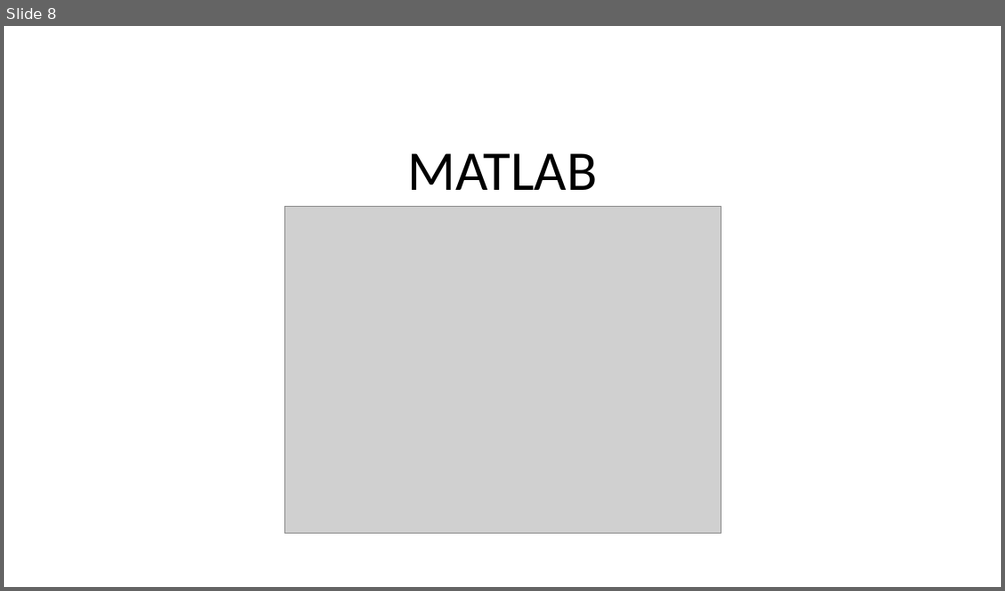
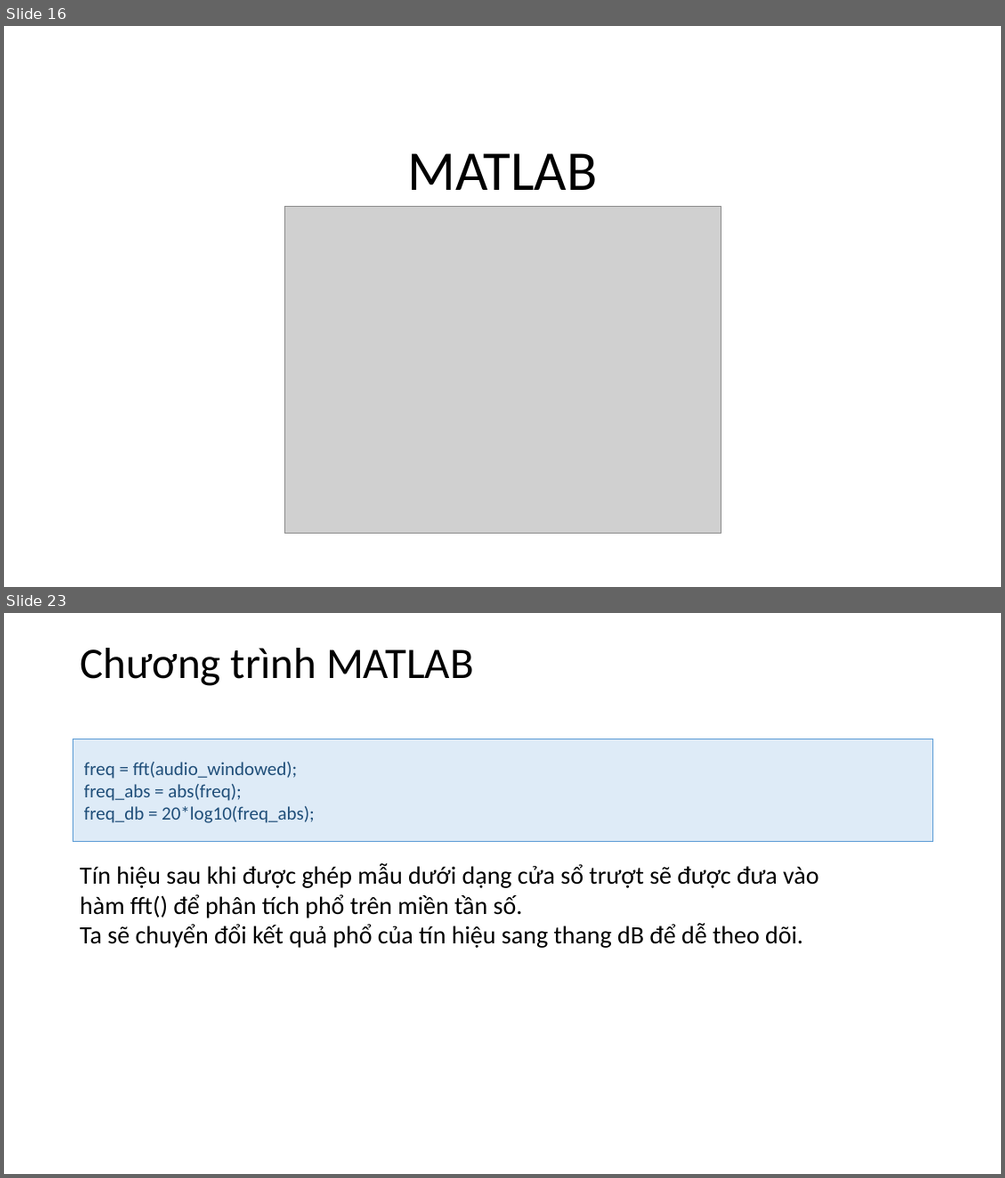
Before and after one commit to Sunfl4wer/Signal-and-Spectrum, a slide deck: Signal_and_Spectrum.pptx. Shown one above the other, each under a label of ours: slide 8 before the commit, slides 16 and 23 after it; the slides between them are not shown. The pictures are 1005x591 and 1005x1178 pixels, drawn with LibreOffice and Linux fonts; fonts in the diff are those of the drawing; grey boxes stand for pictures. Boxes give left, top, right and bottom in pixels: in the first picture for what was removed or moved away, otherwise in the second. Text is boxed around its words. In the diff, an @@ line names an element or a change of style, - is before the commit and + after.

```diff
--- a/Signal_and_Spectrum.pptx
+++ b/Signal_and_Spectrum.pptx
@@ slide 23 added at [4, 613, 1001, 1174], background #FFFFFF @@
@@ title added at [80, 648, 474, 686], 42 pt, text #000000 @@
+Chương trình MATLAB
@@ rectangle added at [73, 738, 933, 842], fill #DEEBF7, outline #5B9BD5 0.5 pt, 18 pt, text #1F4E79 @@
+freq = fft(audio_windowed);
+freq_abs = abs(freq);
+freq_db = 20*log10(freq_abs);
@@ text added at [80, 863, 818, 948], 24 pt, text #000000 @@
+Tín hiệu sau khi được ghép mẫu dưới dạng cửa sổ trượt sẽ được đưa vào hàm fft() để phân tích phổ trên miền tần số.
+Ta sẽ chuyển đổi kết quả phổ của tín hiệu sang thang dB để dễ theo dõi.
@@ what was slide 8 is now slide 16 @@
```
Also in this commit, not shown: 7 slides changed, 36 other slides added, 6 slides removed.
